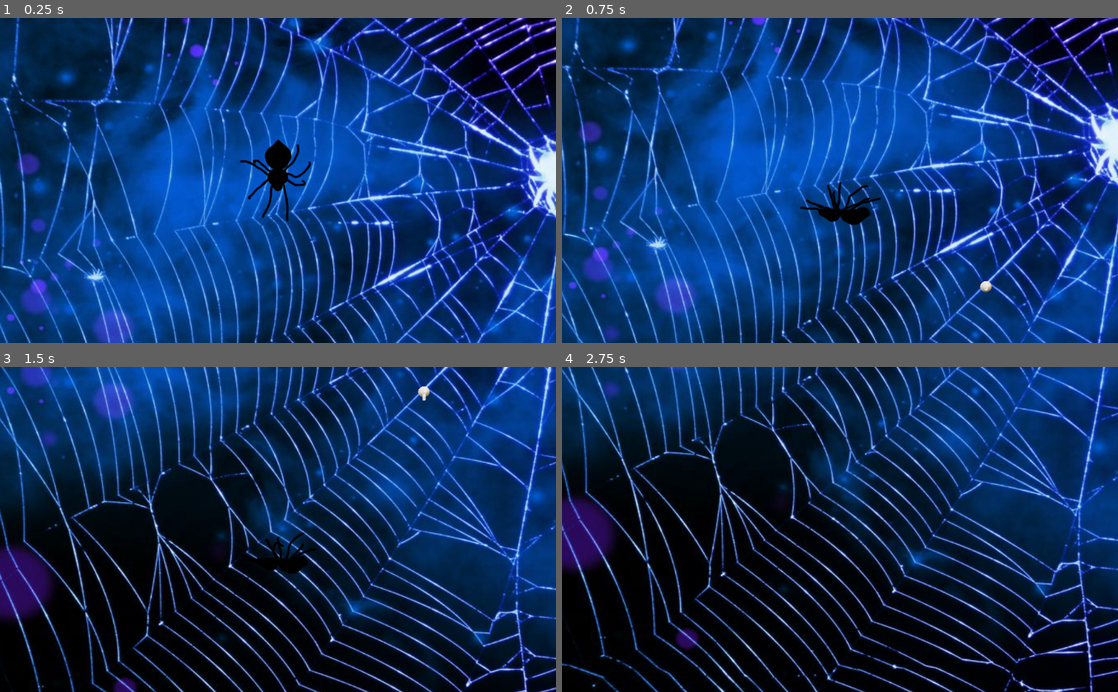
Above: before the commit, frames 1-4 (two rows, left to right).
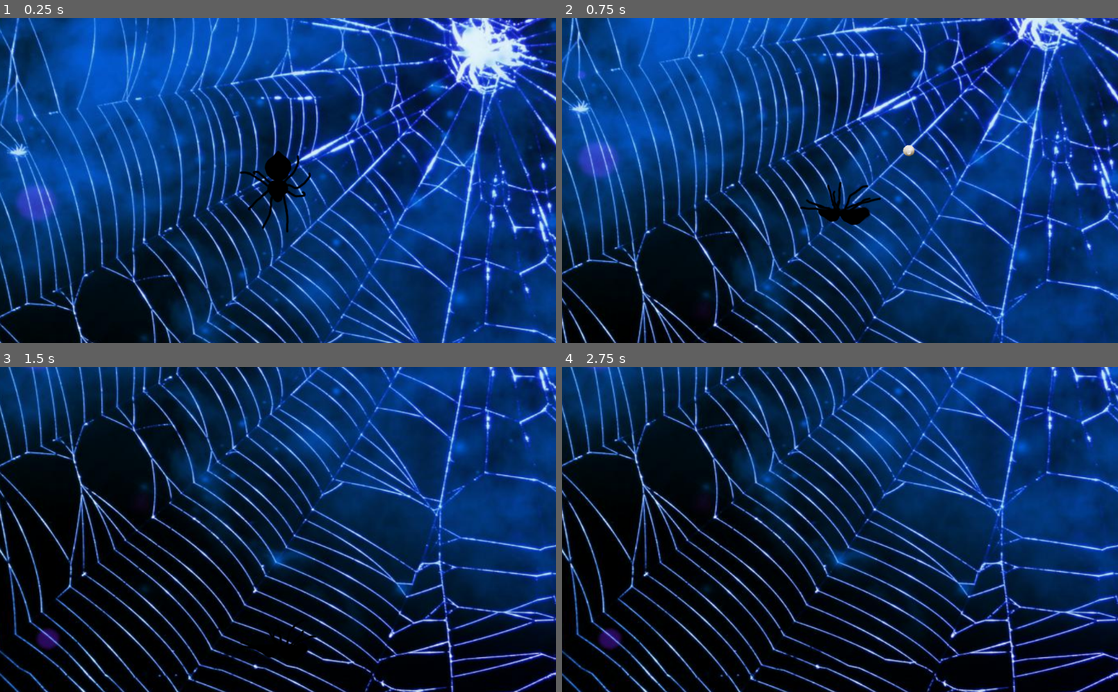
Above: after the commit, the same moments.

Repository: MarmotaGames/aracnotopia
Game: Godot game, scene res://GreatWeb.tscn
The game is run twice, just before and just after one commit, with the same random seed, the same clock (stepped at 60 frames per second) and the same inputs. This scene is started directly instead of the project's main scene.
Inputs (mouse positions are in pixels of both pictures, inside the frame that each line leads up to):
- Up to frame 1 (0.25 s): no input
- Up to frame 2 (0.75 s): tap Enter (ui_accept) at 0.5 s; move the mouse to (962, 164) at 0.52 s; hold Right (ui_right) from 0.53 s (still down); right-click (962, 164) at 0.6 s; click (962, 164) at 0.67 s
- Up to frame 3 (1.5 s): tap Enter (ui_accept) at 0.77 s; move the mouse to (166, 545) at 1.27 s; release Right (ui_right) at 1.28 s; hold Down (ui_down) from 1.28 s (still down); right-click (166, 545) at 1.35 s
- Up to frame 4 (2.75 s): tap Enter (ui_accept) at 1.52 s; move the mouse to (895, 458) at 2.02 s; release Down (ui_down) at 2.03 s; hold Right (ui_right) from 2.03 s (still down); right-click (895, 458) at 2.1 s

The runs differ from the first frame. In frame 1, 84% of the frame differs, in the area x 0-100%, y 0-100%; in frame 2, 81%; in frame 3, 56%; in frame 4, 53%.
Error in both runs: Invalid get index 'spiderInArea' (on base: 'null instance'). (res://player/Player.gd:118)

Commit message:
Change scene names

Diff:
--- a/GodotProject/GreatWeb.tscn
+++ b/GodotProject/GreatWeb.tscn
@@ -9,9 +9,9 @@
 
 [node name="Spider" parent="." index="0" instance=ExtResource( 1 )]
 
-position = Vector2( 531.127, 279.443 )
+position = Vector2( 673.127, 530.443 )
 
-[node name="THE web" type="Sprite" parent="." index="1"]
+[node name="TheWebSprite" type="Sprite" parent="." index="1"]
 
 show_behind_parent = true
 position = Vector2( 1050, 600 )
--- a/GodotProject/MainMenu.tscn
+++ b/GodotProject/MainMenu.tscn
@@ -2,7 +2,7 @@
 
 [ext_resource path="res://Menu.gd" type="Script" id=1]
 
-[node name="MainMenu" type="Control"]
+[node name="MainMenu" type="Control" index="0"]
 
 anchor_left = 0.0
 anchor_top = 0.0
